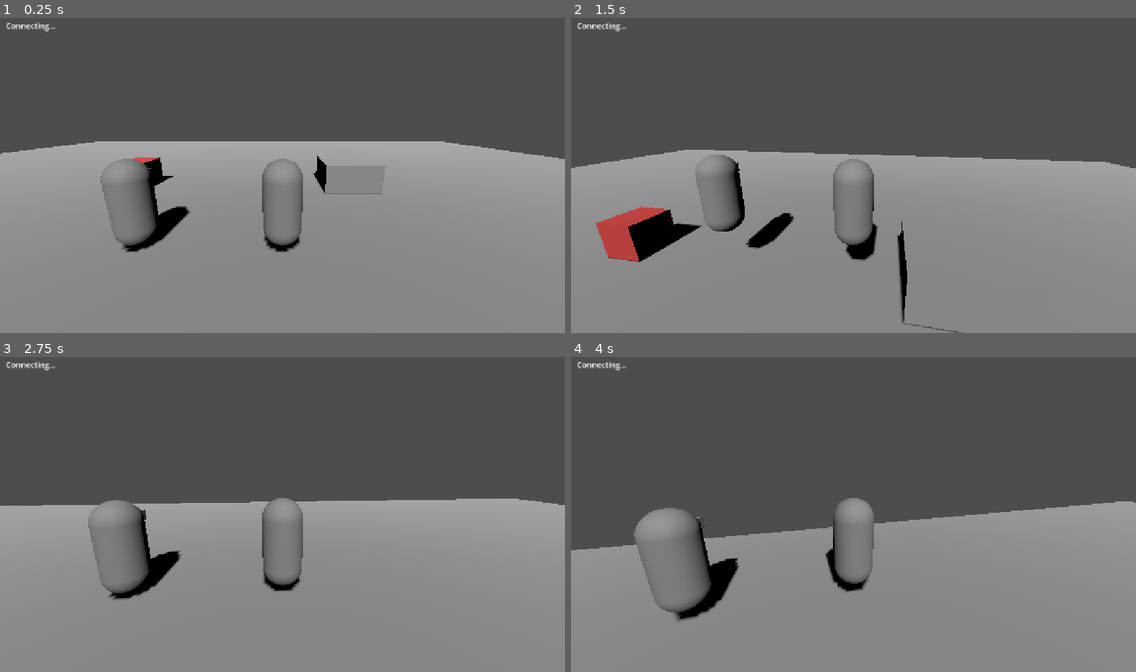
Above: before the commit, frames 1-4 (two rows, left to right).
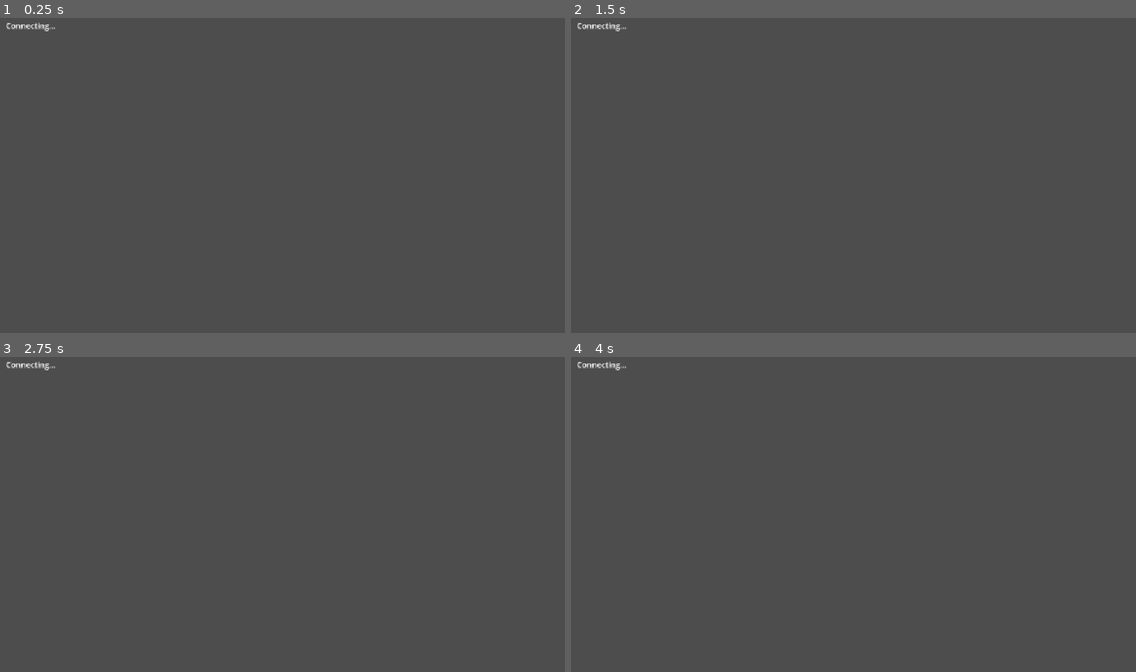
Above: after the commit, the same moments.

Repository: MTAWER77/online-
Game: Godot game, scene res://scenes/worlds/test_room.tscn
The game is run twice, just before and just after one commit, with the same random seed, the same clock (stepped at 60 frames per second) and the same inputs. This scene is started directly instead of the project's main scene.
Inputs (mouse positions are in pixels of both pictures, inside the frame that each line leads up to):
- Up to frame 1 (0.25 s): no input
- Up to frame 2 (1.5 s): tap Enter at 0.5 s; move the mouse to (881, 172) at 0.52 s; hold W (move_forward, bound only before the commit) from 0.53 s (still down); tap F at 0.6, 1.35 s; tap Space (jump, bound only before the commit) at 0.77 s; move the mouse to (825, 175) at 1.27 s
- Up to frame 3 (2.75 s): keep holding W (move_forward, bound only before the commit); tap Space (jump, bound only before the commit) at 1.52 s; move the mouse to (293, 508) at 2.02 s; tap F at 2.1 s
- Up to frame 4 (4 s): keep holding W (move_forward, bound only before the commit); move the mouse to (847, 517) at 2.77 s; tap F at 2.85, 3.6 s; tap Space (jump, bound only before the commit) at 3.02, 3.77 s; move the mouse to (893, 517) at 3.52 s

The runs differ from the first frame. In frame 1, 59% of the frame differs, in the area x 0-100%, y 39-100%; in frame 2, 55%; in frame 3, 53%; in frame 4, 47%.

Commit message:
Spawn Host/Client players from code with role-based sync, no ownership or instantiate
Co-Authored-By: Claude Sonnet 5.5 <noreply@anthropic.com>
Claude-Session: https://claude.ai/code/session_01ERKS8aBLCvtBjR1PsxtFYC

Diff:
--- a/scenes/worlds/test_room.tscn
+++ b/scenes/worlds/test_room.tscn
@@ -1,6 +1,5 @@
-[gd_scene load_steps=10 format=3]
+[gd_scene load_steps=9 format=3]
 
-[ext_resource type="PackedScene" path="res://scenes/players/player.tscn" id="1_player"]
 [ext_resource type="Script" path="res://scripts/multiplayer/network_manager.gd" id="2_net"]
 [ext_resource type="Script" path="res://scripts/multiplayer/host_sync_test.gd" id="3_sync_test"]
 
@@ -55,15 +54,5 @@
 [node name="MeshInstance3D" type="MeshInstance3D" parent="SyncTestBox"]
 mesh = SubResource("BoxMesh_sync")
 
-[node name="Players" type="Node3D" parent="."]
-
-[node name="Player1" parent="Players" instance=ExtResource("1_player")]
-transform = Transform3D(1, 0, 0, 0, 1, 0, 0, 0, 1, -1.5, 0.1, 0)
-
-[node name="Player2" parent="Players" instance=ExtResource("1_player")]
-transform = Transform3D(1, 0, 0, 0, 1, 0, 0, 0, 1, 1.5, 0.1, 0)
-
 [node name="NetworkManager" type="Node" parent="."]
 script = ExtResource("2_net")
-host_player = NodePath("../Players/Player1")
-client_player = NodePath("../Players/Player2")
--- a/scripts/multiplayer/network_manager.gd
+++ b/scripts/multiplayer/network_manager.gd
@@ -1,17 +1,32 @@
 extends Node
 ## scripts/multiplayer/network_manager.gd
-## بيربط اللاعبين الاتنين اللي في المشهد (Player1 للـ host، Player2 للتاني).
-## كل لاعب بياخد ownership على لاعبه هو بس، فحركته منه والتاني بيستقبلها بالشبكة.
-## الـ host هو صاحب القرار في الحالة المشتركة (الأبواب والألغاز).
+## بيعمل اللاعبين الاتنين بالكود (HostPlayer و ClientPlayer) في نفس الأماكن عند الاتنين.
+## الـ host بيتحكم في HostPlayer، والتاني في ClientPlayer.
+## كل لاعب بيبعت مكان لاعبه بس (PropertySynchronizer: WHEN_HOST / WHEN_CLIENT)،
+## ومن غير ownership ومن غير multiplayer_instantiate، فمفيش سباق بين الاتنين.
+## الـ host كمان هو صاحب القرار في الحالة المشتركة (الأبواب والألغاز).
 
 signal lobby_entered(is_host: bool)
 
+# مسارات الـ nodes لازم تكون ثابتة ومتطابقة عند الاتنين
+const PLAYER_SCENE: PackedScene = preload("res://scenes/players/player.tscn")
+const PLAYERS_ROOT_NAME: String = "SpawnedPlayers"
+const HOST_PLAYER_NAME: String = "HostPlayer"
+const CLIENT_PLAYER_NAME: String = "ClientPlayer"
+
+# قيم لازم تطابق الـ enums بتاعة player.gd و PropertySynchronizer
+const ROLE_HOST: int = 1 # Player.Role.HOST
+const ROLE_CLIENT: int = 2 # Player.Role.CLIENT
+const BROADCAST_WHEN_HOST: int = 0 # PropertySynchronizer.BROADCAST_MODE.WHEN_HOST
+const BROADCAST_WHEN_CLIENT: int = 1 # PropertySynchronizer.BROADCAST_MODE.WHEN_CLIENT
+
 @export var lobby_name: String = "coop-test-room" # بس لما نشغّل المشهد لوحده بـ F6
 @export var use_local_multiplayer: bool = false # للتجربة من غير مفاتيح (GDSync local)
-@export var host_player: Node3D # لاعب الـ host
-@export var client_player: Node3D # لاعب اللاعب التاني
+@export var host_spawn: Vector3 = Vector3(-1.5, 0.1, 0.0)
+@export var client_spawn: Vector3 = Vector3(1.5, 0.1, 0.0)
 
-var _claimed: bool = false
+var _spawned: bool = false
+var _players_root: Node3D
 var _status_label: Label
 
 
@@ -27,11 +42,17 @@
 	GDSync.client_left.connect(_on_client_left)
 	GDSync.host_changed.connect(_on_host_changed)
 
-	# جاي من القائمة الرئيسية وإحنا أصلًا جوه لوبي: ناخد لاعبنا على طول
+	# المشهد الأب لسه بيجهّز أولاده، فنأجّل الشغل لنهاية الفريم
+	_start.call_deferred()
+
+
+func _start() -> void:
+	# جاي من القائمة الرئيسية وإحنا أصلًا جوه لوبي: نعمل اللاعبين على طول
 	if GDSync.is_active() and GDSync.lobby_get_name() != "":
-		_claim_player()
+		_spawn_players()
 		return
 
+	# تشغيل المشهد لوحده (F6): نتصل وندخل لوبي تجريبي
 	_set_status("Connecting...")
 	if use_local_multiplayer:
 		GDSync.start_local_multiplayer()
@@ -73,33 +94,53 @@
 
 
 func _on_lobby_joined(_joined_lobby: String) -> void:
-	_claim_player()
+	_spawn_players()
 
 
 func _on_host_changed(_is_host: bool, _new_host_id: int) -> void:
 	_refresh_status()
 
 
-func _on_client_left(client_id: int) -> void:
-	# اللاعب اللي خرج نخفي لاعبه
-	for p in [host_player, client_player]:
-		if p != null and GDSync.get_gdsync_owner(p) == client_id:
-			p.visible = false
+func _on_client_left(_client_id: int) -> void:
+	# لاعبين بس: اللي خرج هو اللاعب التاني، فنخفي لاعبه
+	if _players_root != null:
+		var other_name: String = CLIENT_PLAYER_NAME if GDSync.is_host() else HOST_PLAYER_NAME
+		var other := _players_root.get_node_or_null(other_name) as Node3D
+		if other != null:
+			other.visible = false
 	_refresh_status()
 
 
-# الـ host ياخد Player1 والتاني ياخد Player2، ونعلن ownership للتاني
-func _claim_player() -> void:
-	if _claimed:
+# ---- عمل اللاعبين ----
+func _spawn_players() -> void:
+	if _spawned:
 		return
-	var mine: Node3D = host_player if GDSync.is_host() else client_player
-	if mine == null:
-		push_error("NetworkManager: host_player / client_player مش متحددين")
-		return
-	_claimed = true
-	GDSync.set_gdsync_owner(mine, GDSync.get_client_id())
+	_spawned = true
+
+	var scene_root: Node = get_parent()
+	_players_root = scene_root.get_node_or_null(PLAYERS_ROOT_NAME) as Node3D
+	if _players_root == null:
+		_players_root = Node3D.new()
+		_players_root.name = PLAYERS_ROOT_NAME
+		scene_root.add_child(_players_root)
+
+	# الاتنين بيعملوا نفس اللاعبين بنفس الأسماء والأماكن
+	_spawn_one(HOST_PLAYER_NAME, ROLE_HOST, BROADCAST_WHEN_HOST, host_spawn)
+	_spawn_one(CLIENT_PLAYER_NAME, ROLE_CLIENT, BROADCAST_WHEN_CLIENT, client_spawn)
+
 	_refresh_status()
 	lobby_entered.emit(GDSync.is_host())
+
+
+func _spawn_one(node_name: String, role: int, broadcast_mode: int, spawn_position: Vector3) -> void:
+	var player := PLAYER_SCENE.instantiate() as Node3D
+	player.name = node_name
+	# الدور ووضع الإرسال لازم يتحددوا قبل ما اللاعب يدخل الشجرة
+	player.set("role", role)
+	var sync: Node = player.get_node("PropertySynchronizer")
+	sync.set("broadcast", broadcast_mode)
+	player.position = spawn_position
+	_players_root.add_child(player)
 
 
 # ---- شاشة حالة صغيرة للتجربة (Debug) ----
@@ -112,9 +153,9 @@
 
 
 func _refresh_status() -> void:
-	var role: String = "HOST" if GDSync.is_host() else "CLIENT"
+	var role_text: String = "HOST" if GDSync.is_host() else "CLIENT"
 	_set_status("%s | id %d | players %d | F = test sync" % [
-		role, GDSync.get_client_id(), GDSync.lobby_get_player_count()])
+		role_text, GDSync.get_client_id(), GDSync.lobby_get_player_count()])
 
 
 func _set_status(text: String) -> void:
--- a/scripts/player/player.gd
+++ b/scripts/player/player.gd
@@ -1,7 +1,8 @@
 extends CharacterBody3D
 ## scripts/player/player.gd
-## حركة لاعب Third Person. كل لاعب بيتحكم في لاعبه هو بس (owner)،
-## واللاعبين التانيين بيتحركوا بالـ PropertySynchronizer (position بس).
+## حركة لاعب Third Person. كل لاعب بيتحكم في لاعبه هو بس،
+## واللاعب التاني بيتحرك عندي بالـ PropertySynchronizer (position بس).
+## الدور (role) بيتحدد من NetworkManager قبل ما اللاعب يدخل المشهد.
 
 @export_group("Movement")
 @export var move_speed: float = 5.0
@@ -15,6 +16,8 @@
 @export var min_pitch_deg: float = -60.0 # الكاميرا فوق، بتبص لتحت
 @export var max_pitch_deg: float = 30.0  # الكاميرا تحت، بتبص لفوق
 
+enum Role { NONE, HOST, CLIENT }
+
 @onready var camera_pivot: Node3D = $CameraPivot
 @onready var spring_arm: SpringArm3D = $CameraPivot/SpringArm3D
 @onready var camera: Camera3D = $CameraPivot/SpringArm3D/Camera3D
@@ -24,8 +27,8 @@
 var yaw: float = 0.0
 var pitch: float = deg_to_rad(-15.0)
 
-# -1 مش معروف لسه، 0 لاعب بعيد، 1 لاعبي أنا
-var _locality: int = -1
+var role: int = Role.NONE # بيتحدد من NetworkManager
+var is_local: bool = false # true لو ده لاعبي أنا على الجهاز ده
 var _last_position: Vector3 = Vector3.ZERO
 
 
@@ -35,29 +38,30 @@
 	spring_arm.add_excluded_object(get_rid())
 	spring_arm.rotation.x = pitch
 	_last_position = global_position
-	_refresh_locality()
 
-
-# لو مفيش اتصال (تشغيل مشهد اللاعب لوحده) اللاعب دايمًا محلي
-func _is_local() -> bool:
-	return not GDSync.is_active() or GDSync.is_gdsync_owner(self)
-
-
-# الـ owner بيتحدد بعد ما اللاعب يتعمل، فبنتأكد كل فريم
-func _refresh_locality() -> void:
-	var new_locality: int = 1 if _is_local() else 0
-	if new_locality == _locality:
-		return
-	_locality = new_locality
-	if _locality == 1:
+	is_local = _compute_is_local()
+	if is_local:
 		camera.make_current()
 		Input.mouse_mode = Input.MOUSE_MODE_CAPTURED
 	else:
-		camera.clear_current(false) # كاميرا اللاعب البعيد ما تتفعلش عندي
+		camera.clear_current(false) # كاميرا اللاعب التاني ما تتفعلش عندي
+
+
+# مين صاحب اللاعب ده على الجهاز ده؟
+# الـ host بيتحكم في لاعب HOST، والتاني في لاعب CLIENT.
+func _compute_is_local() -> bool:
+	match role:
+		Role.HOST:
+			return GDSync.is_host()
+		Role.CLIENT:
+			return not GDSync.is_host()
+		_:
+			# من غير دور: لاعب لوحده (تجربة المشهد من غير شبكة) يتحكم فيه
+			return not GDSync.is_active()
 
 
 func _unhandled_input(event: InputEvent) -> void:
-	if _locality != 1:
+	if not is_local:
 		return
 	if event is InputEventMouseMotion and Input.mouse_mode == Input.MOUSE_MODE_CAPTURED:
 		var motion := event as InputEventMouseMotion
@@ -73,8 +77,7 @@
 
 
 func _physics_process(delta: float) -> void:
-	_refresh_locality()
-	if _locality != 1:
+	if not is_local:
 		_update_remote_facing(delta)
 		return
 
